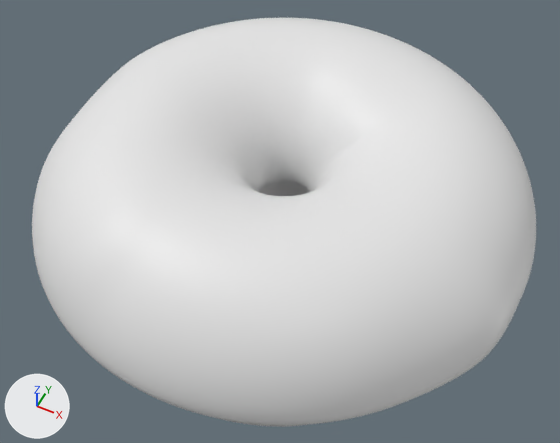
Renders of the Blender file donut.blend from each side of a commit.
Rendered twice from a camera (50 mm lens) standing at (0.171, -0.349, 0.418) and looking at (0.002, -0.01, -0.005). The axes (+X, +Y, +Z) are drawn at lower left. The lights are the same throughout.

The first picture shows 'Donut', 'Icing'.
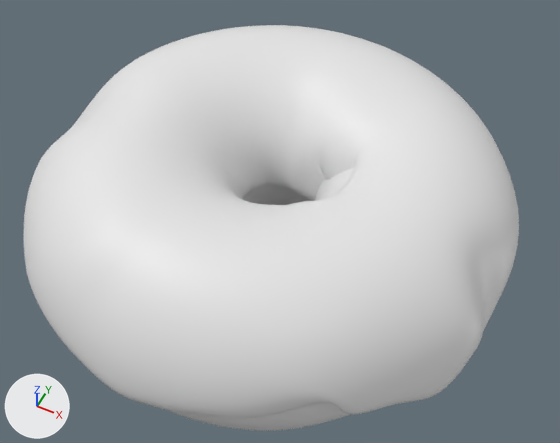
Commit message: donut 2

What differs and where, as boxes [x1, y1, x2, y2] in the pictures (560 x 443 px; the box of a moved part takes in the faces that stretch with it):
'Icing', reshaped, moved, modifiers changed
    before: [32, 18, 536, 425]
    after: [23, 25, 519, 418]
'Donut', moved
    before: [218, 182, 309, 427]
    after: [165, 168, 489, 431]
part 1 of me_torus_002, moved or reshaped
    before: [37, 43, 536, 397]
    after: [28, 51, 519, 404]
part 2 of me_torus_002, moved or reshaped
    before: [32, 198, 54, 308]
    after: [23, 206, 44, 314]
part 3 of me_torus_002, moved or reshaped
    before: [69, 311, 382, 425]
    after: [58, 315, 367, 418]

What the commit changed:
me_torus_002 is used by ob_icing; location (0.0, 0.0, 0.0).
Verts and faces of me_torus_002; kept vertices keep their numbers, new ones are numbered from 428.
Before the commit, vertices of me_torus_002: 257 (-0.134, -0.103, 0.0), 266 (-0.12, -0.12, 0.0), 275 (-0.103, -0.134, 0.0).
Before the commit, vertices of me_torus_002: 302 (-0.044, -0.163, 0.0), 311 (-0.022, -0.168, 0.0), 320 (0.0, -0.169, 0.0), 329 (0.022, -0.168, 0.0), 338 (0.044, -0.163, 0.0).
Before the commit, vertices of me_torus_002: 347 (0.065, -0.156, 0.0), 356 (0.085, -0.147, 0.0), 357 (0.082, -0.142, 0.027), 365 (0.103, -0.134, 0.0).
me_torus_002 had 428 vertices, 379 faces and spanned x -0.167..0.169, y -0.169..0.169, z 0.0..0.07.
me_torus_002 now has 432 vertices, 380 faces, 2 loose edges and spans x -0.175..0.168, y -0.171..0.17, z -0.043..0.07.
Part 1, on me_torus_002:
29 vertices are removed from x -0.163..0.035, y -0.026..0.147, z 0.0..0.027.
32 faces are deleted.
38 vertices move from x -0.167..0.169, y -0.084..0.169, z 0.0..0.065 to x -0.175..0.166, y -0.082..0.17, z -0.029..0.062.
33 vertices are added at x -0.16..0.167, y -0.032..0.07, z -0.043..0.028.
2 loose edges are added.
33 new faces join them.
Part 2, on me_torus_002:
Vertex 257 moves to (-0.133, -0.105, 0.0).
Vertex 275 moves to (-0.102, -0.136, 0.0).
Vertex 266 moves to (-0.113, -0.128, -0.002).
Part 3, on me_torus_002:
Vertex 302 moves to (-0.042, -0.164, -0.001).
Vertex 311 moves to (-0.016, -0.171, -0.006).
Vertex 320 moves to (0.001, -0.17, -0.001).
Vertex 329 moves to (0.022, -0.168, 0.002).
Vertex 338 moves to (0.041, -0.163, 0.007).
Vertex 347 moves to (0.07, -0.152, 0.005).
Vertex 365 moves to (0.108, -0.13, 0.005).
Vertex 356 moves to (0.107, -0.129, 0.021).
Vertex 357 moves to (0.083, -0.141, 0.028).
Object 'Donut' (ob_donut) moves from (0.0, 0.0, 0.0) to (-0.0075, -0.0046, -0.0041).
Object 'Icing' (ob_icing) moves from (0.0, 0.0, 0.0) to (-0.0075, -0.0046, -0.0041).
Object 'Icing' (ob_icing) has a SOLIDIFY modifier named 'Solidify'.
Modifier setting removed (it was thickness = 0.012).
Object 'Icing' (ob_icing) has a SUBSURF modifier named 'Subdivision'.
Modifier setting: render_levels = 1.
